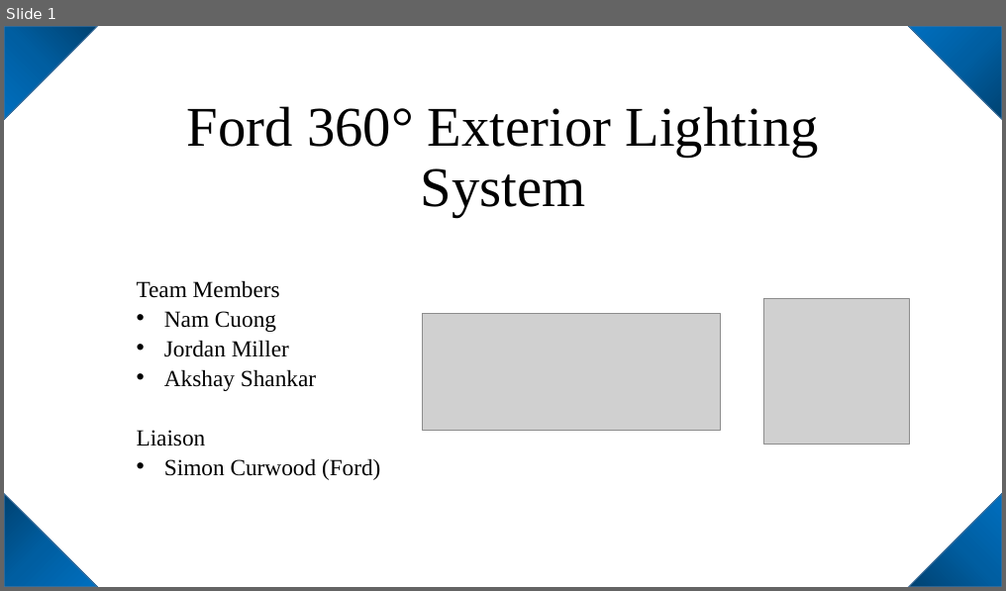
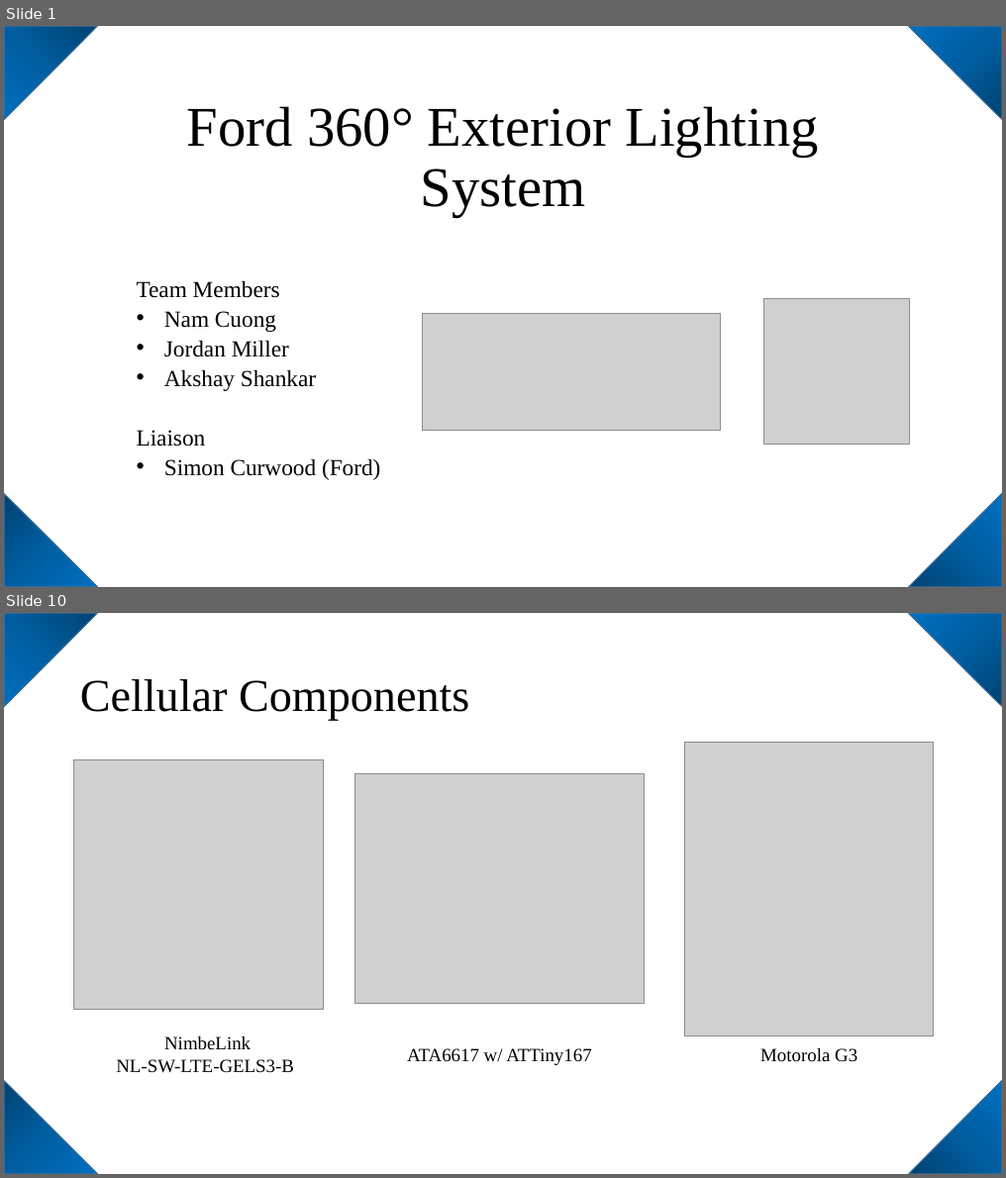
Before and after one commit to jordanm1/AVR-Ford-Lighting-Project, a slide deck: Ford 360° Exterior Lighting System.pptx. Shown one above the other, each under a label of ours: slide 1 before the commit, slides 1 and 10 after it; the slides between them are not shown. The pictures are 1006x591 and 1006x1178 pixels, drawn with LibreOffice and Linux fonts; fonts in the diff are those of the drawing; grey boxes stand for pictures. Boxes give left, top, right and bottom in pixels: in the first picture for what was removed or moved away, otherwise in the second. Text is boxed around its words. In the diff, an @@ line names an element or a change of style, - is before the commit and + after.

```diff
--- a/Ford 360° Exterior Lighting System.pptx
+++ b/Ford 360° Exterior Lighting System.pptx
@@ slide 10 added at bbox=[4, 613, 1002, 1174], background #FFFFFF @@
@@ triangle added at bbox=[4, 613, 98, 707], fill gradient #004272 to #005EA2 to #0070C0, outline #43739E 1 pt @@
@@ triangle added at bbox=[908, 613, 1002, 707], fill gradient #004272 to #005EA2 to #0070C0, outline #43739E 1 pt @@
@@ title added at bbox=[80, 679, 469, 721], 44 pt, text #000000 @@
+Cellular Components
@@ picture added at bbox=[73, 760, 323, 1009] @@
@@ picture added at bbox=[685, 742, 934, 1036] @@
@@ picture added at bbox=[355, 774, 645, 1004] @@
@@ text added at bbox=[116, 1037, 294, 1073], 18 pt, text #000000 @@
+NimbeLink
+NL-SW-LTE-GELS3-B
@@ text added at bbox=[407, 1049, 591, 1065], 18 pt, text #000000 @@
+ATA6617 w/ ATTiny167
@@ text added at bbox=[760, 1049, 857, 1062], 18 pt, text #000000 @@
+Motorola G3
@@ triangle added at bbox=[4, 1081, 98, 1174], fill gradient #004272 to #005EA2 to #0070C0, outline #43739E 1 pt @@
@@ triangle added at bbox=[908, 1081, 1002, 1174], fill gradient #004272 to #005EA2 to #0070C0, outline #43739E 1 pt @@
```
Also in this commit, not shown: 2 slides changed, 7 other slides added, 1 slide removed.
